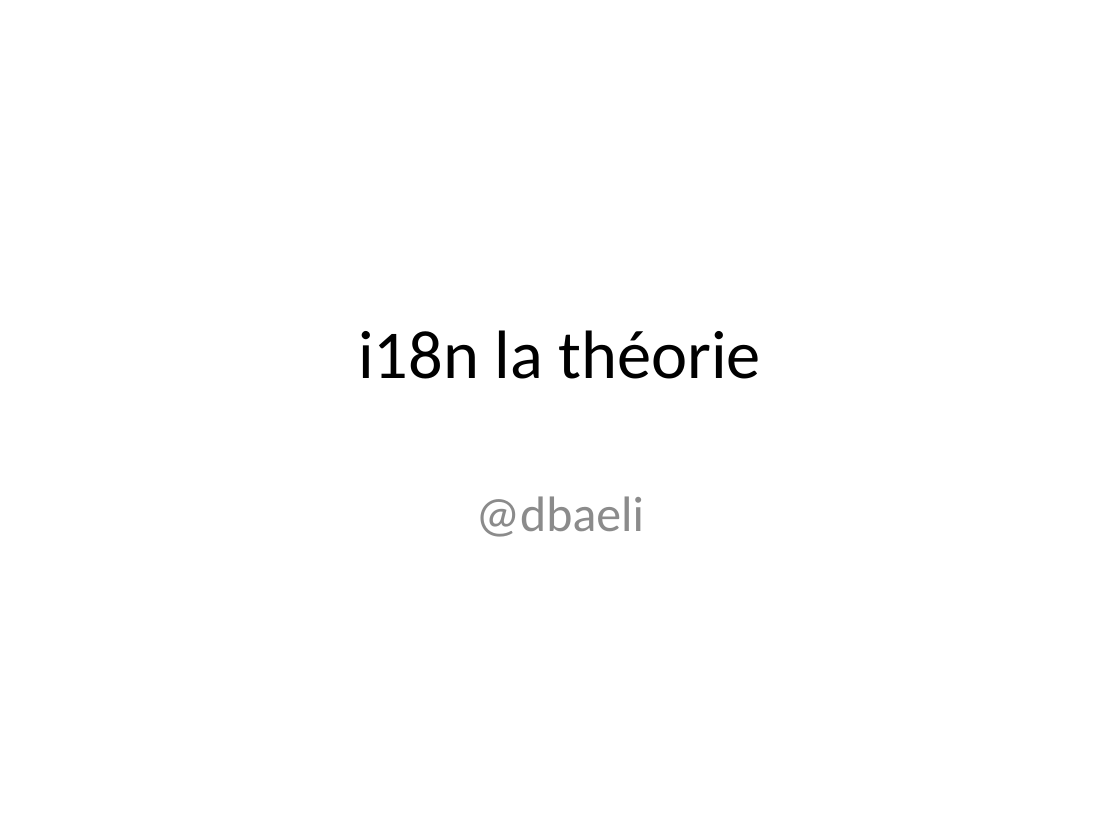
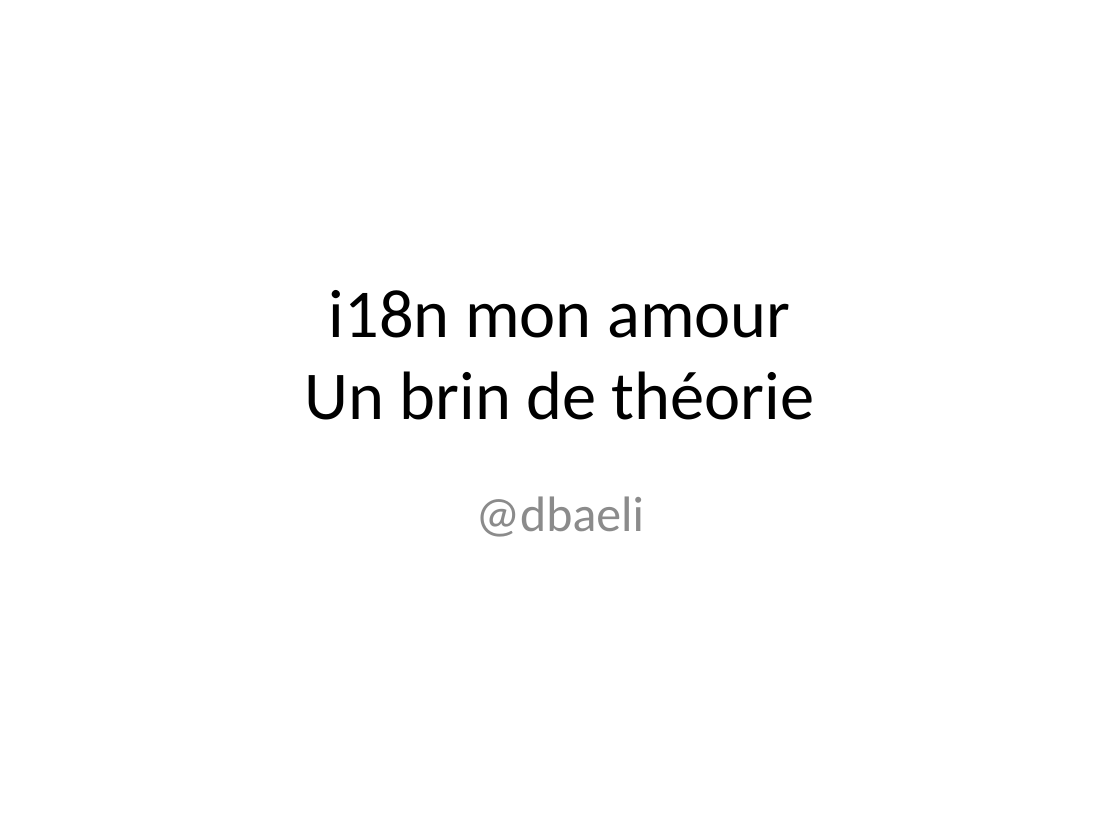
Before and after one commit to dbaeli/ez18n, a slide deck: slide 1 of ez18n-slides/ez18n_theorie.pptx. Drawn at 1120x840 pixels with LibreOffice and Linux fonts; fonts in the diff are those of the drawing; background and template pictures are left out. Boxes give left, top, right and bottom in pixels: in the first picture for what was removed or moved away, otherwise in the second. Text is boxed around its words. In the diff, an @@ line names an element or a change of style, - is before the commit and + after.

```diff
--- a/ez18n-slides/ez18n_theorie.pptx
+++ b/ez18n-slides/ez18n_theorie.pptx
@@ title at <box>305,290,814,420</box>: text changed @@
-i18n la théorie
+i18n mon amour
+Un brin de théorie
```
Also in this commit, not shown: 3 other slides changed, 9 slides added, 1 slide removed, 3 other files.
